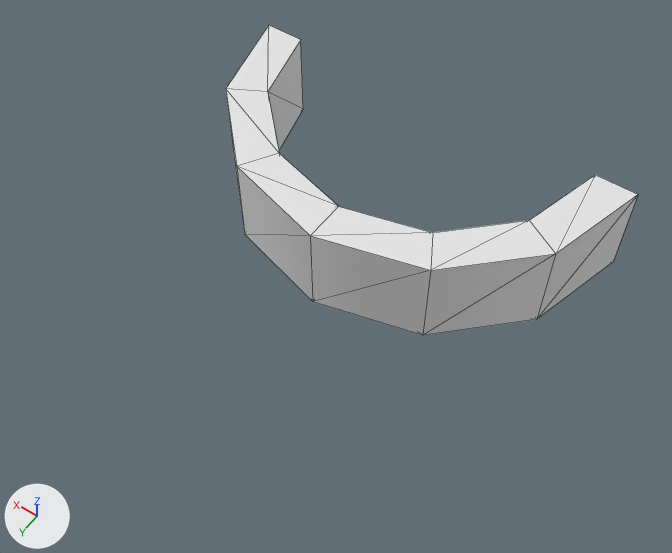
The glTF model Irogane/assets/models/building_blocks/pillar_arch_3_5.glb as it was, and as the next commit left it.
One viewpoint serves both versions: a 50 mm lens placed at (-1.11, 10.5, 6.89), pointed at (2.11, 5.98, -0.21). The axes (+X, +Y, +Z) are drawn at lower left. The lights are the same throughout. Mesh edges are drawn as thin lines. Vertices at the same position are counted once.

Objects in the first picture: 'pillar_arch_3.5'.
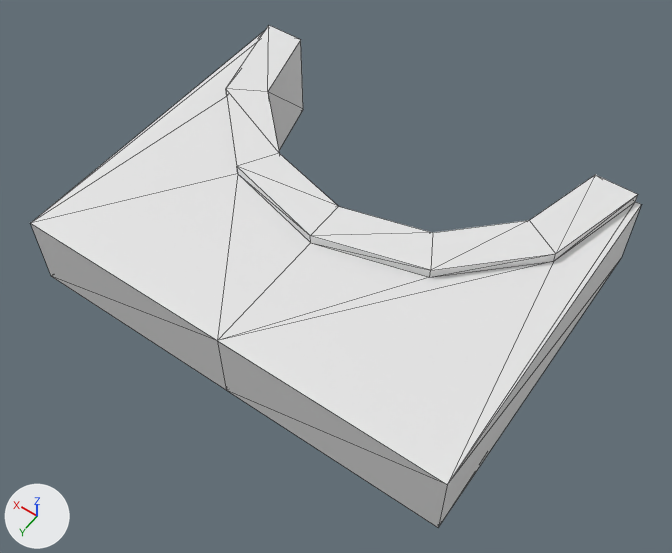
Location of each change, (x1, y1, x2, y2) in pixels of the pictures (672 x 553 px):
'pillar_arch_3.5', reshaped (48% wider, 62% taller)
    before: (226, 25, 638, 335)
    after: (31, 25, 641, 527)
part 1 of me_circle_019, built on
    before: (226, 94, 638, 335)
    after: (31, 31, 641, 527)

The change in detail:
me_circle_019 is used by ob_pillar_arch_3_5; location (0.0, 0.0, 0.0).
me_circle_019 had 28 vertices, 48 faces and spanned x 0.06..4.44, y 4.0..6.19, z -0.5..0.5.
me_circle_019 now has 52 vertices, 92 faces and spans x 0.0..4.5, y 4.0..7.5, z -0.5..0.5.
Part 1, on me_circle_019:
12 faces are deleted.
5 vertices are added at (2.25, 7.5, -0.4), (4.5, 7.5, -0.4), (0.0, 7.5, -0.4), (0.0, 4.0, -0.4), (4.5, 4.0, -0.4).
7 new vertices lie (0.0, 0.0, -0.1) away from vertices in x 0.06..4.44, y 4.0..6.19, z 0.5.
7 new vertices lie (0.0, 0.0, 0.1) away from vertices in x 0.06..4.44, y 4.0..6.19, z -0.5.
5 new vertices lie (0.0, 0.0, 0.8) away from vertices in x 0.0..4.5, y 4.0..7.5, z -0.4.
56 new faces join them.
